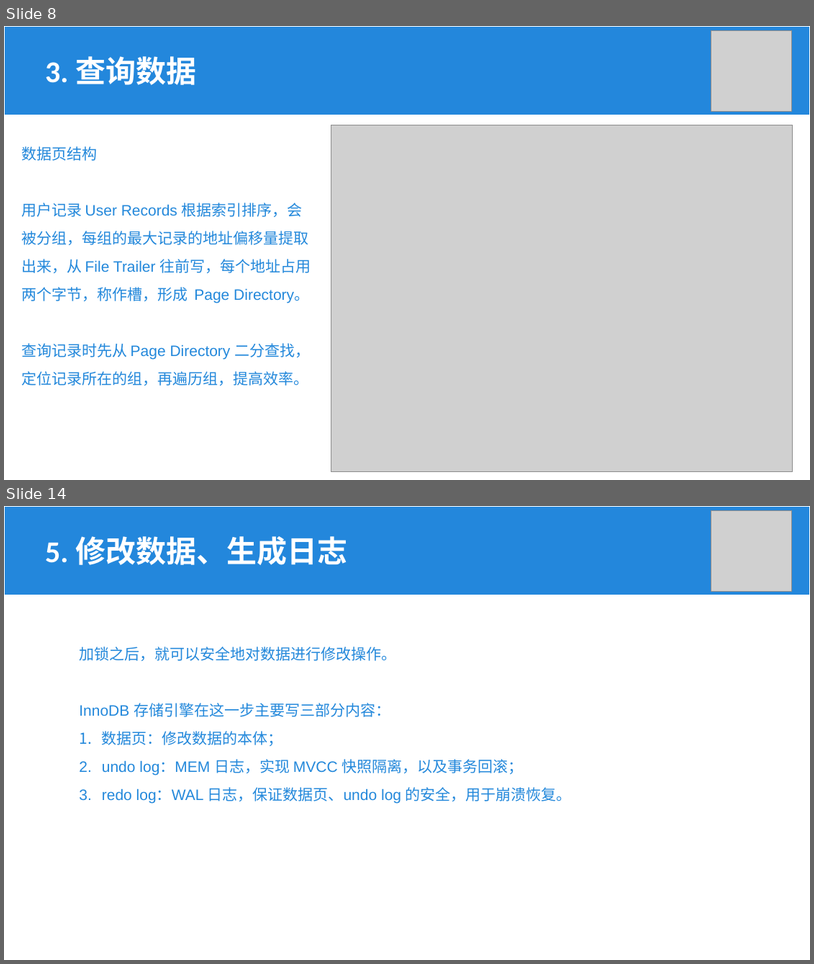
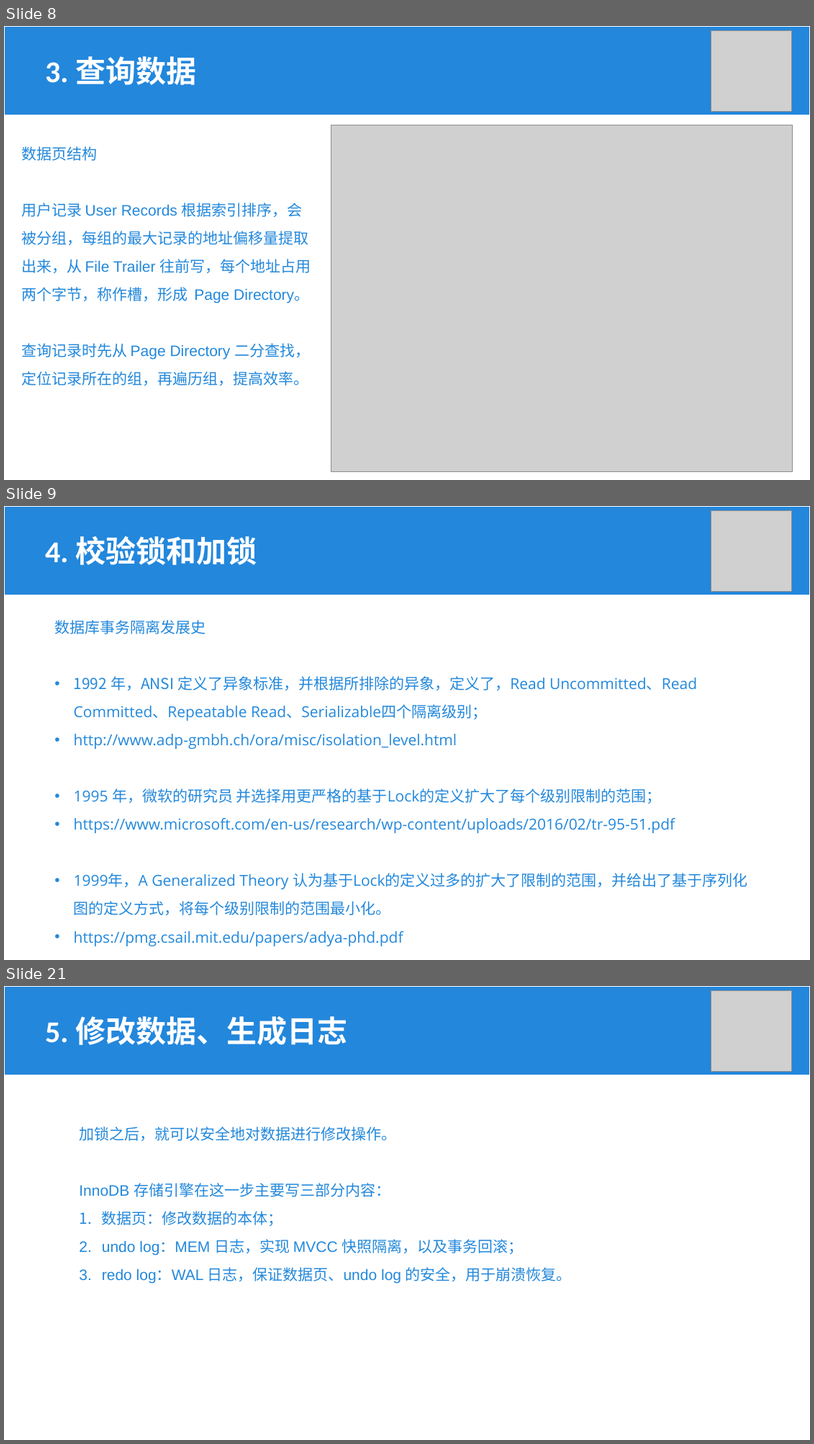
Before and after one commit to Khighness/bplustree, a slide deck: docs/cantai.pptx. Shown one above the other, each under a label of ours: slides 8 and 14 before the commit, slides 8, 9 and 21 after it; the slides between them are not shown. The pictures are 814x964 and 814x1444 pixels, drawn with LibreOffice and Linux fonts; fonts in the diff are those of the drawing; grey boxes stand for pictures. Boxes give left, top, right and bottom in pixels: in the first picture for what was removed or moved away, otherwise in the second. Text is boxed around its words. In the diff, an @@ line names an element or a change of style, - is before the commit and + after.

```diff
--- a/docs/cantai.pptx
+++ b/docs/cantai.pptx
@@ slide 9 added at [4,506,810,960], background #FFFFFF @@
@@ rectangle added at [4,506,810,595], fill #2387DC, outline #FFFFFF 1 pt @@
@@ picture added at [712,510,792,591] @@
@@ text added at [45,536,257,565], 36 pt, text #FFFFFF, bold @@
+4. 校验锁和加锁
@@ text added at [54,620,748,946], 18 pt, text #2388DB @@
+数据库事务隔离发展史
+• 1992 年，ANSI 定义了异象标准，并根据所排除的异象，定义了，Read Uncommitted、Read Committed、Repeatable Read、Serializable四个隔离级别；
+• http://www.adp-gmbh.ch/ora/misc/isolation_level.html
+• 1995 年，微软的研究员 并选择用更严格的基于Lock的定义扩大了每个级别限制的范围；
+• https://www.microsoft.com/en-us/research/wp-content/uploads/2016/02/tr-95-51.pdf
+• 1999年，A Generalized Theory 认为基于Lock的定义过多的扩大了限制的范围，并给出了基于序列化图的定义方式，将每个级别限制的范围最小化。
+• https://pmg.csail.mit.edu/papers/adya-phd.pdf
@@ what was slide 14 is now slide 21 @@
```
Also in this commit, not shown: 5 slides changed, 6 other slides added, 1 other file.
